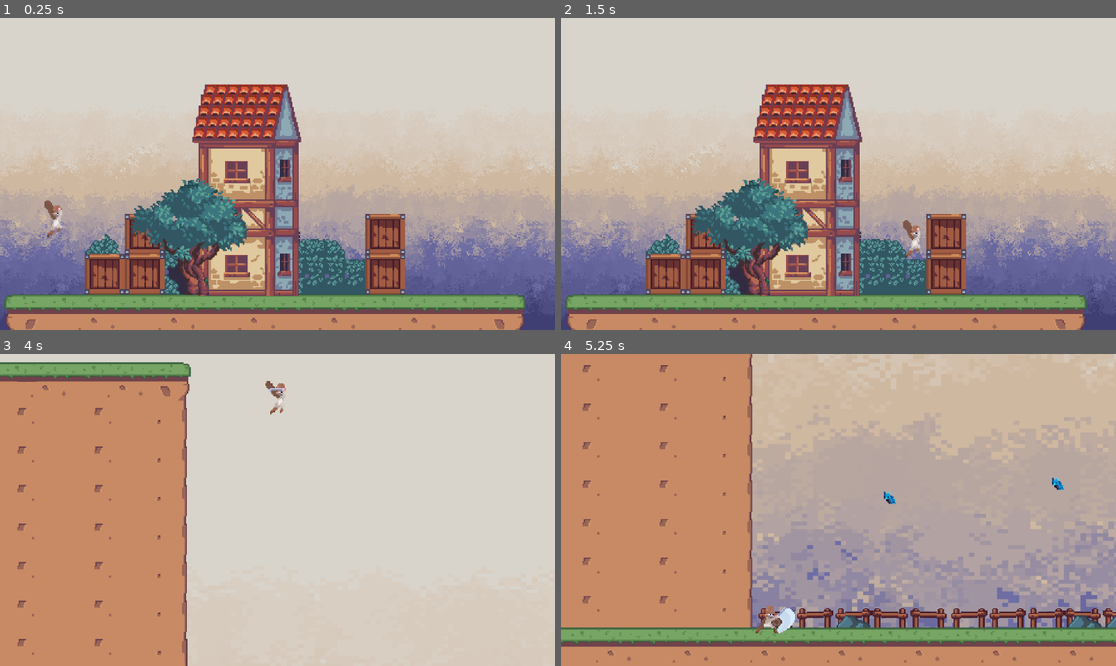
Above: before the commit, frames 1-4 (two rows, left to right).
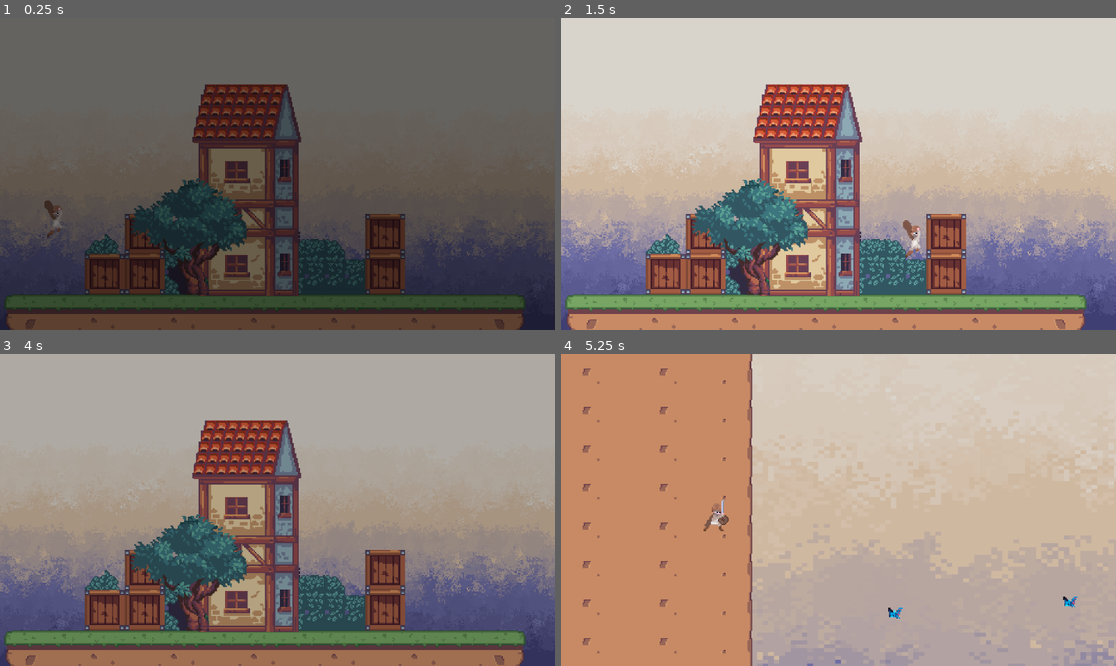
Above: after the commit, the same moments.

Repository: undeadskeleton/devworm_project
Game: Godot game, scene res://scene/lobby_lvl.tscn
Two runs of this game, one before a commit and one after it. Both use one fixed random seed, a clock stepped at 60 frames per second and the inputs below. This scene is started directly instead of the project's main scene.
Inputs (mouse positions are in pixels of both pictures, inside the frame that each line leads up to):
- Up to frame 1 (0.25 s): no input
- Up to frame 2 (1.5 s): move the mouse to (960, 158) at 0.52 s; hold D (right) from 0.53 s (still down); click (960, 158) at 0.6 s; tap Space (jump) at 0.77 s; move the mouse to (727, 189) at 1.27 s; right-click (727, 189) at 1.35 s
- Up to frame 3 (4 s): tap Space (jump) at 1.52, 3.02, 3.77 s; move the mouse to (333, 441) at 2.02 s; release D (right) at 2.03 s; hold A (left) 2.03-2.78 s; click (333, 441) at 2.1 s; move the mouse to (249, 572) at 2.77 s; hold D (right) from 2.78 s (still down); right-click (249, 572) at 2.85 s; move the mouse to (444, 556) at 3.52 s; click (444, 556) at 3.6 s
- Up to frame 4 (5.25 s): move the mouse to (672, 463) at 4.27 s; release D (right) at 4.28 s; hold A (left) 4.28-5.03 s; right-click (672, 463) at 4.35 s; tap Space (jump) at 4.52 s; move the mouse to (866, 510) at 5.02 s; hold D (right) from 5.03 s (still down); click (866, 510) at 5.1 s

The runs differ from the first frame. In frame 1, 100% of the frame differs, in the area x 0-100%, y 0-100%; in frame 2, nothing differs; in frame 3, 100%; in frame 4, 50%.

Commit message:
added scene transition when entering and chaging scene
created a sceneTransitionAnimation scene with ColorRect and AnimationPlayer to add the fade_in and fade_out animation when entering different scene

Diff:
--- a/scene/lobby_lvl.tscn
+++ b/scene/lobby_lvl.tscn
@@ -7,6 +7,7 @@
 [ext_resource type="Texture2D" uid="uid://h73jmrenw61k" path="res://assets/House1.png" id="3_bowhg"]
 [ext_resource type="Texture2D" uid="uid://dwnxil6eedh7d" path="res://assets/Tree1.png" id="4_v8jl8"]
 [ext_resource type="PackedScene" uid="uid://wovkjidshlch" path="res://scene/player.tscn" id="6_1cmht"]
+[ext_resource type="PackedScene" uid="uid://dfurcfg10wi2b" path="res://scene/scene_transition_animation.tscn" id="8_oqape"]
 
 [sub_resource type="TileSetAtlasSource" id="TileSetAtlasSource_w641i"]
 texture = ExtResource("1_ngla7")
@@ -113,4 +114,6 @@
 position = Vector2(452.5, 123)
 shape = SubResource("RectangleShape2D_smgfi")
 
+[node name="scene_Transition_Animation" parent="." instance=ExtResource("8_oqape")]
+
 [connection signal="body_entered" from="startGameDetection" to="." method="_on_start_game_detection_body_entered"]
--- /dev/null
+++ b/scene/scene_transition_animation.tscn
@@ -0,0 +1,69 @@
+[gd_scene load_steps=5 format=3 uid="uid://dfurcfg10wi2b"]
+
+[sub_resource type="Animation" id="Animation_qf172"]
+resource_name = "fade_in"
+length = 0.5
+tracks/0/type = "value"
+tracks/0/imported = false
+tracks/0/enabled = true
+tracks/0/path = NodePath("ColorRect:color")
+tracks/0/interp = 1
+tracks/0/loop_wrap = true
+tracks/0/keys = {
+"times": PackedFloat32Array(0, 0.5),
+"transitions": PackedFloat32Array(1, 1),
+"update": 0,
+"values": [Color(0, 0, 0, 0), Color(0, 0, 0, 1)]
+}
+
+[sub_resource type="Animation" id="Animation_nh7ie"]
+length = 0.001
+tracks/0/type = "value"
+tracks/0/imported = false
+tracks/0/enabled = true
+tracks/0/path = NodePath("ColorRect:color")
+tracks/0/interp = 1
+tracks/0/loop_wrap = true
+tracks/0/keys = {
+"times": PackedFloat32Array(0),
+"transitions": PackedFloat32Array(1),
+"update": 0,
+"values": [Color(0, 0, 0, 0)]
+}
+
+[sub_resource type="Animation" id="Animation_n5w70"]
+resource_name = "fade_out"
+length = 0.5
+tracks/0/type = "value"
+tracks/0/imported = false
+tracks/0/enabled = true
+tracks/0/path = NodePath("ColorRect:color")
+tracks/0/interp = 1
+tracks/0/loop_wrap = true
+tracks/0/keys = {
+"times": PackedFloat32Array(0, 0.5),
+"transitions": PackedFloat32Array(1, 1),
+"update": 0,
+"values": [Color(0, 0, 0, 1), Color(0, 0, 0, 0)]
+}
+
+[sub_resource type="AnimationLibrary" id="AnimationLibrary_iqnb1"]
+_data = {
+"RESET": SubResource("Animation_nh7ie"),
+"fade_in": SubResource("Animation_qf172"),
+"fade_out": SubResource("Animation_n5w70")
+}
+
+[node name="scene_Transition_Animation" type="Node2D"]
+
+[node name="ColorRect" type="ColorRect" parent="."]
+offset_left = -395.0
+offset_top = -147.0
+offset_right = 1607.0
+offset_bottom = 828.0
+color = Color(0, 0, 0, 0)
+
+[node name="AnimationPlayer" type="AnimationPlayer" parent="."]
+libraries = {
+"": SubResource("AnimationLibrary_iqnb1")
+}
--- a/scene/stage_lvl.tscn
+++ b/scene/stage_lvl.tscn
@@ -1,10 +1,11 @@
-[gd_scene load_steps=10 format=3 uid="uid://drdg8tmjkxmyu"]
+[gd_scene load_steps=11 format=3 uid="uid://drdg8tmjkxmyu"]
 
 [ext_resource type="Texture2D" uid="uid://bypr7geaxgoxo" path="res://assets/Background.png" id="1_grwqk"]
 [ext_resource type="Script" path="res://scripts/stage_lvl.gd" id="1_krtvl"]
 [ext_resource type="Texture2D" uid="uid://btulhximx4ipk" path="res://assets/TileSet-36x36.png" id="1_relvn"]
 [ext_resource type="PackedScene" uid="uid://wovkjidshlch" path="res://scene/player.tscn" id="3_x5qve"]
 [ext_resource type="PackedScene" uid="uid://df8hvsaxq6eqn" path="res://scene/bat_enemy.tscn" id="5_86mxp"]
+[ext_resource type="PackedScene" uid="uid://dfurcfg10wi2b" path="res://scene/scene_transition_animation.tscn" id="6_q1sqt"]
 
 [sub_resource type="TileSetAtlasSource" id="TileSetAtlasSource_pwdwb"]
 texture = ExtResource("1_relvn")
@@ -94,3 +95,5 @@
 
 [node name="batEnemy4" parent="." instance=ExtResource("5_86mxp")]
 position = Vector2(471, 442)
+
+[node name="scene_Transition_Animation" parent="." instance=ExtResource("6_q1sqt")]
--- a/scripts/lobby_lvl.gd
+++ b/scripts/lobby_lvl.gd
@@ -1,10 +1,12 @@
 extends Node2D
 
-
+@onready var sceneTransitionAnimation = $scene_Transition_Animation/AnimationPlayer
 @onready var player_camera = $Player/Camera2D
 
 # Called when the node enters the scene tree for the first time.
 func _ready():
+	sceneTransitionAnimation.get_parent().get_node("ColorRect").color.a = 255
+	sceneTransitionAnimation.play("fade_out")
 	player_camera.enabled = false
 	GlobalScript.playerWeaponEquiped = false
 
@@ -14,4 +16,6 @@
 
 func _on_start_game_detection_body_entered(body):
 	if body is PlayerBody:
+		sceneTransitionAnimation.play("fade_in")
+		await  get_tree().create_timer(0.5).timeout
 		get_tree().change_scene_to_file("res://scene/stage_lvl.tscn")
--- a/scripts/player.gd
+++ b/scripts/player.gd
@@ -13,7 +13,7 @@
 var health : int = 100
 var is_alive : bool
 var is_allowed_to_take_damage : bool
-var damage = 0
+var damage : int
 # Get the gravity from the project settings to be synced with RigidBody nodes.
 var gravity = 900
 
@@ -26,8 +26,6 @@
 	print(weapon_ready)
 
 func _physics_process(delta):
-	#is_alive = true
-	#is_allowed_to_take_damage = true
 	weapon_ready = GlobalScript.playerWeaponEquiped
 	GlobalScript.playerDamageZone =deal_damage_zone
 	# Add the gravity.
@@ -89,15 +87,18 @@
 	await get_tree().create_timer(0.5).timeout
 	$Camera2D.zoom.x = 4
 	$Camera2D.zoom.y = 4
-	await get_tree().create_timer(5).timeout
+	await get_tree().create_timer(3).timeout
 	GlobalScript.playerAlive = false
+	await get_tree().create_timer(0.5).timeout
 	self.queue_free()
+
 
 
 func take_damage_cooldown(wait_time):
 	is_allowed_to_take_damage = false
 	await get_tree().create_timer(wait_time).timeout
 	is_allowed_to_take_damage = true
+	damage = 0
 
 
 
@@ -111,7 +112,6 @@
 		if !is_on_floor():
 			if velocity.y < 0:
 				animated_sprite.play("jump_up")
-
 			else:
 				animated_sprite.play("fall")
 	elif weapon_ready:
@@ -123,7 +123,6 @@
 		elif !is_on_floor() and !current_attack:
 			if velocity.y < 0:
 				animated_sprite.play("jump_up")
-
 			else:
 				animated_sprite.play("weapon_fall")
 
--- a/scripts/stage_lvl.gd
+++ b/scripts/stage_lvl.gd
@@ -1,9 +1,12 @@
 extends Node2D
 
+@onready var sceneTransitionAnimation = $scene_Transition_Animation/AnimationPlayer
 @onready var player_camera = $Player/Camera2D
 
 # Called when the node enters the scene tree for the first time.
 func _ready():
+	sceneTransitionAnimation.get_parent().get_node("ColorRect").color.a = 255
+	sceneTransitionAnimation.play("fade_out")
 	player_camera.enabled = true
 	GlobalScript.playerWeaponEquiped = true
 
@@ -11,4 +14,6 @@
 # Called every frame. 'delta' is the elapsed time since the previous frame.
 func _process(delta):
 	if !GlobalScript.playerAlive:
+		sceneTransitionAnimation.play("fade_in")
+		await get_tree().create_timer(0.5).timeout
 		get_tree().change_scene_to_file("res://scene/lobby_lvl.tscn")
Not shown: 1 places in scene/lobby_lvl.tscn that only renumber resources
